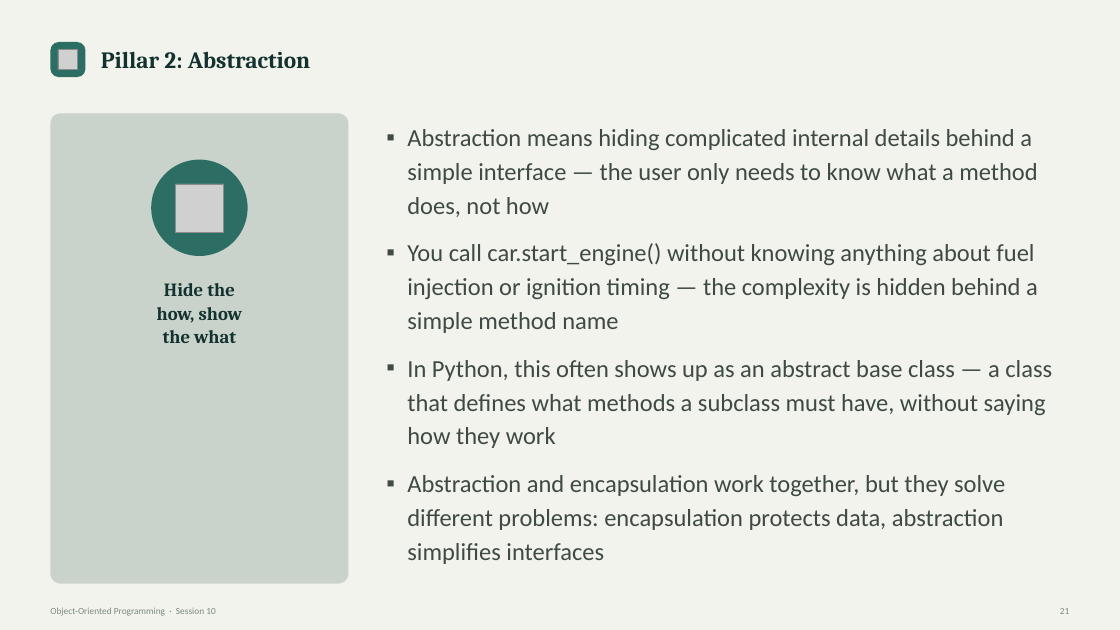
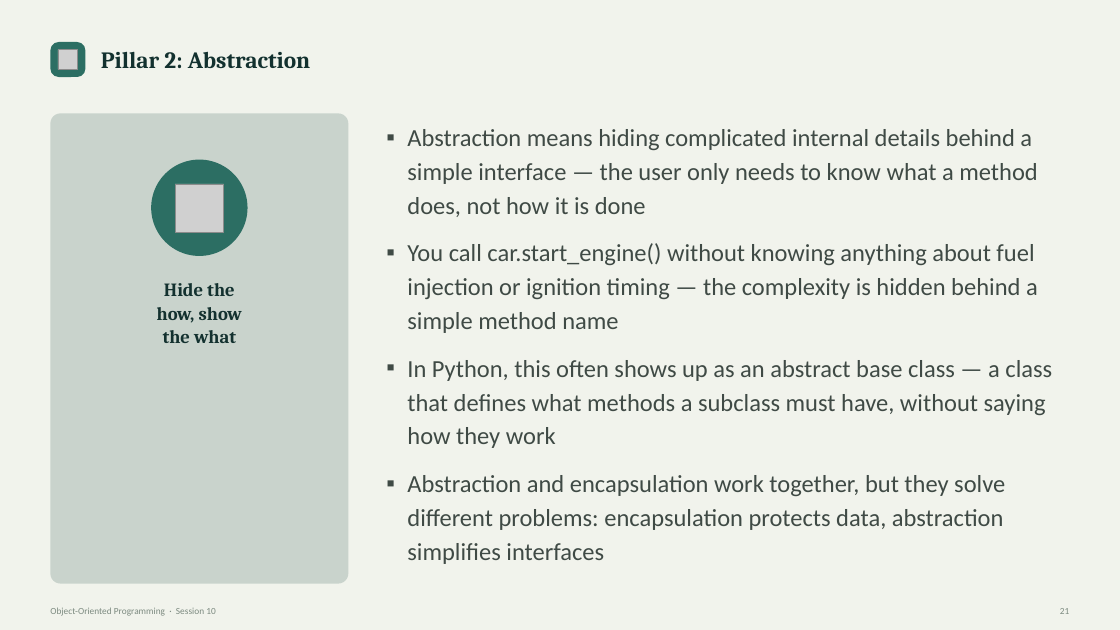
Before and after one commit to waseem-development/ai-ml-course, a slide deck: slide 21 of slides/1_python_slides/9_Object-Oriented Programming - Session 10.pptx. Drawn at 1120x630 pixels with LibreOffice and Linux fonts; fonts in the diff are those of the drawing; grey boxes stand for pictures. Boxes give left, top, right and bottom in pixels: in the first picture for what was removed or moved away, otherwise in the second. Text is boxed around its words. In the diff, an @@ line names an element or a change of style, - is before the commit and + after.

Commit message:
Encapsulation and Abstraction topics are done

```diff
--- a/slides/1_python_slides/9_Object-Oriented Programming - Session 10.pptx
+++ b/slides/1_python_slides/9_Object-Oriented Programming - Session 10.pptx
@@ text at box(407, 129, 1037, 217): text changed @@
-▪ Abstraction means hiding complicated internal details behind a simple interface — the user only needs to know what a method does, not how
+▪ Abstraction means hiding complicated internal details behind a simple interface — the user only needs to know what a method does, not how it is done
```
Also in this commit, not shown: 4 other slides changed, 3 other files.
